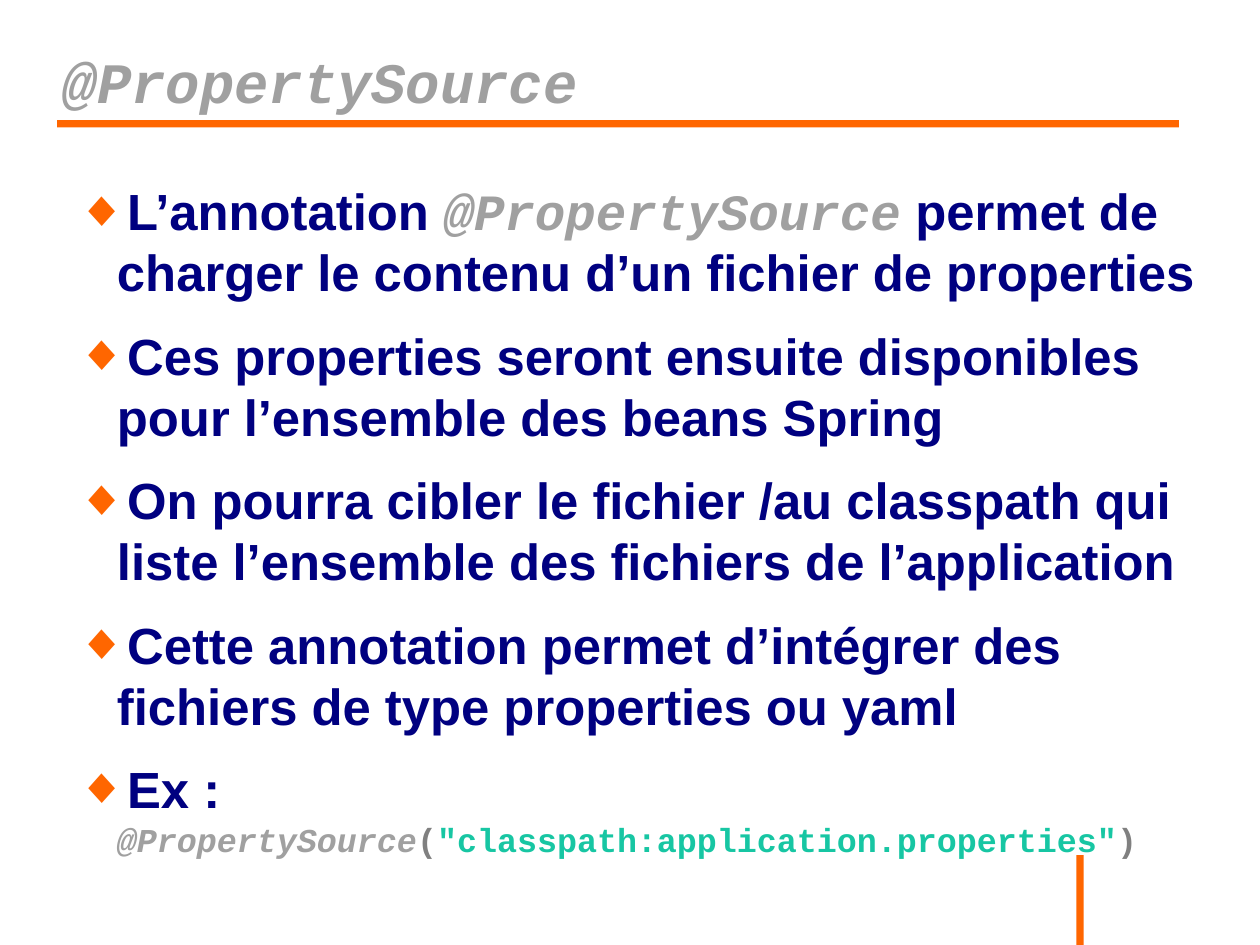
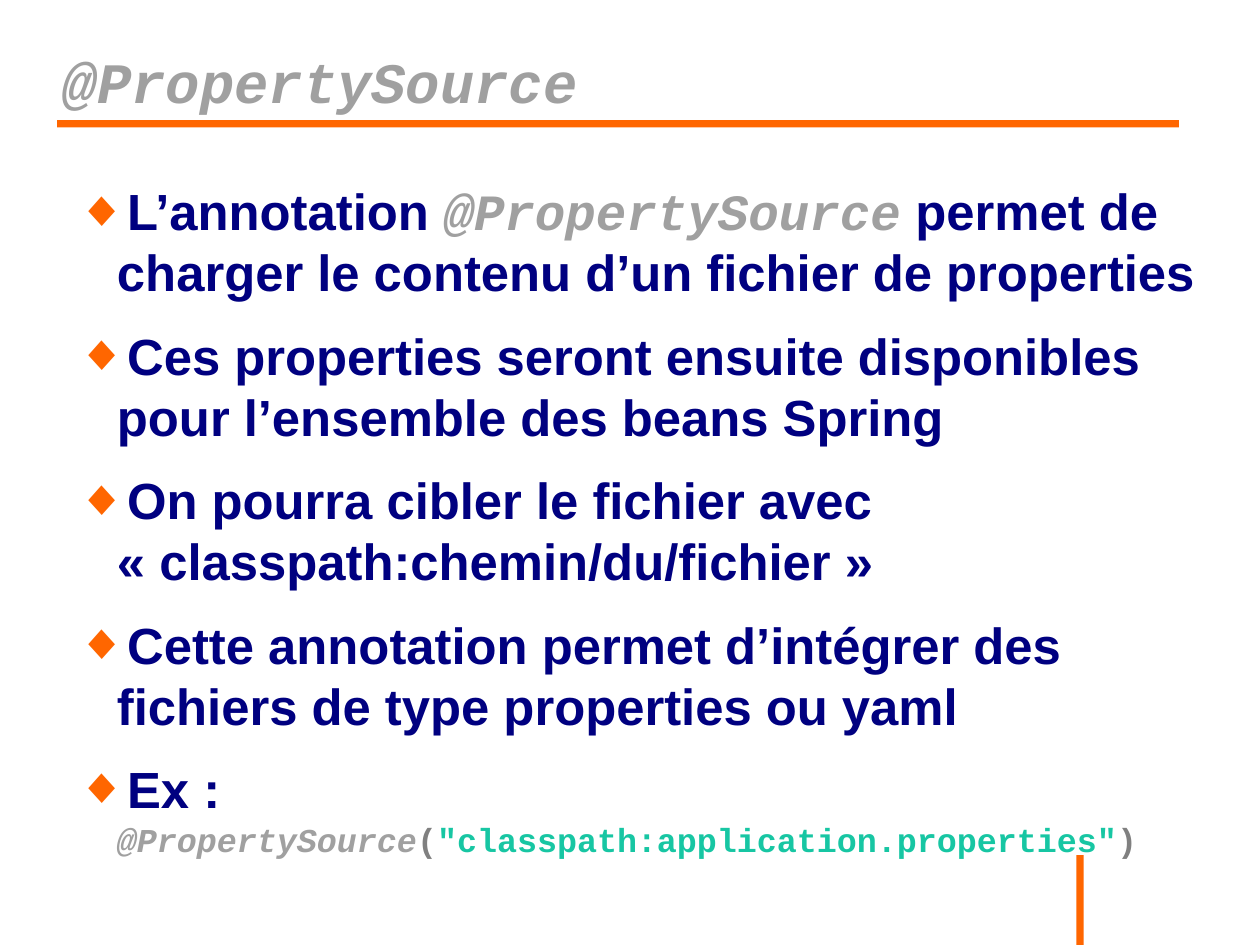
Before and after one commit to philphils/formation-spring, a slide deck: slide 9 of Documentation/diapo_formation_spring_property.odp. Drawn at 1260x945 pixels with LibreOffice and Linux fonts; fonts in the diff are those of the drawing; background and template pictures are left out. Boxes give left, top, right and bottom in pixels: in the first picture for what was removed or moved away, otherwise in the second. Text is boxed around its words. In the diff, an @@ line names an element or a change of style, - is before the commit and + after.

Commit message:
Finitions

```diff
--- a/Documentation/diapo_formation_spring_property.odp
+++ b/Documentation/diapo_formation_spring_property.odp
@@ text at <box>127,482,872,591</box>: text changed @@
-◆ On pourra cibler le fichier /au classpath qui liste l’ensemble des fichiers de l’application
+◆ On pourra cibler le fichier avec « classpath:chemin/du/fichier »
```
